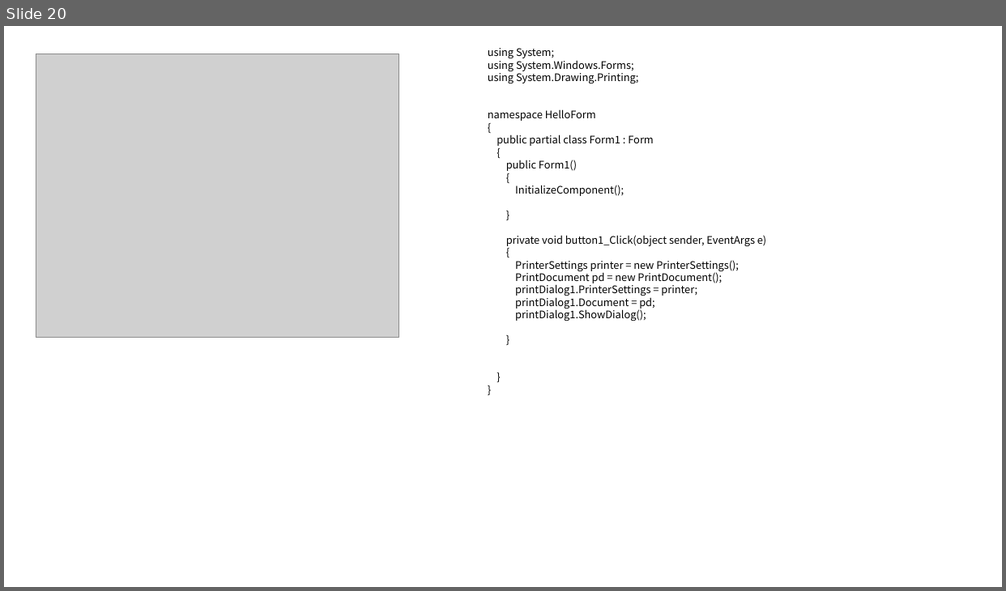
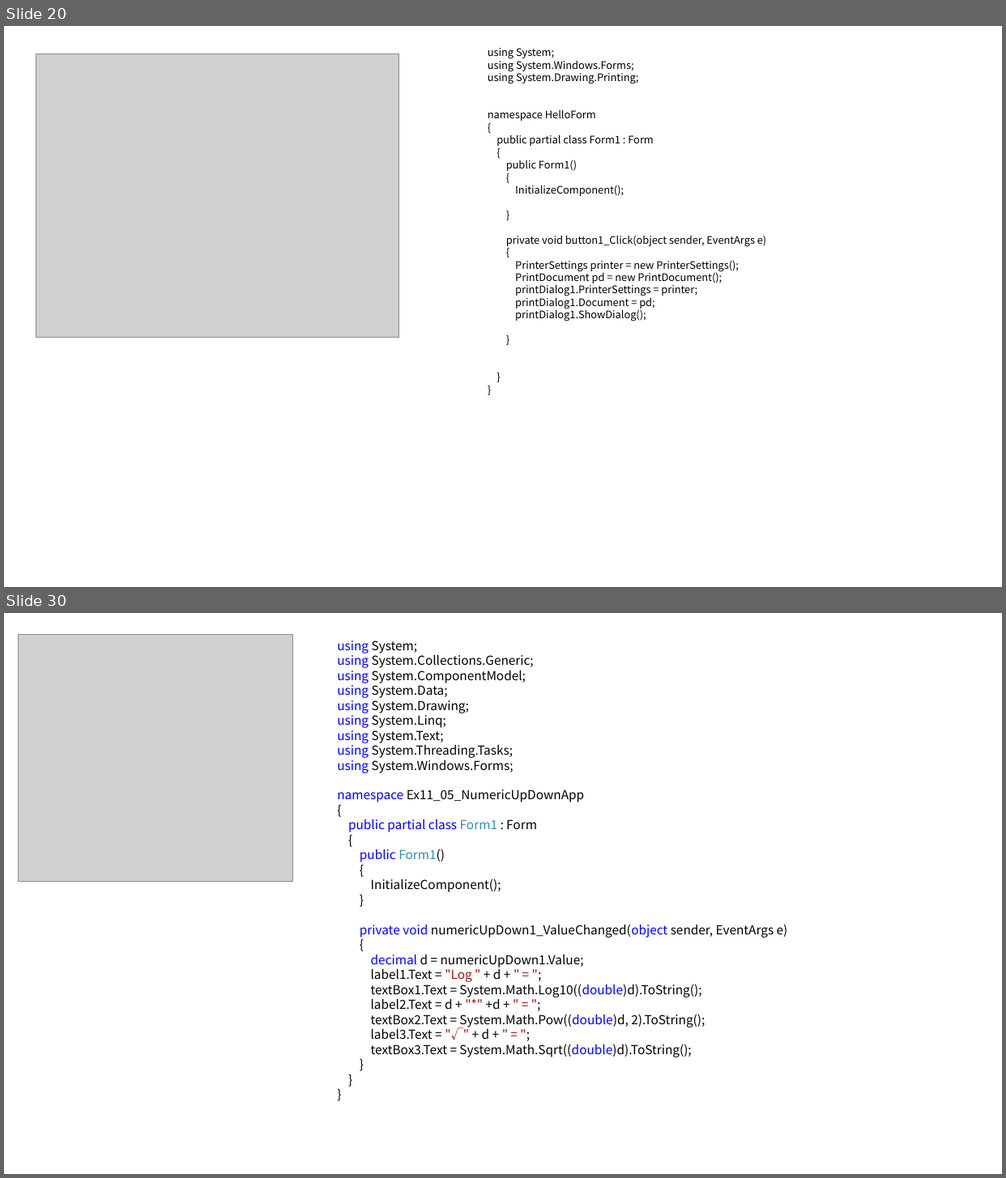
Before and after one commit to Kimhyunjin4455/CSharp, a slide deck: 객체0510.pptx. Shown one above the other, each under a label of ours: slide 20 before the commit, slides 20 and 30 after it; the slides between them are not shown. The pictures are 1006x591 and 1006x1178 pixels, drawn with LibreOffice and Linux fonts; fonts in the diff are those of the drawing; grey boxes stand for pictures. Boxes give left, top, right and bottom in pixels: in the first picture for what was removed or moved away, otherwise in the second. Text is boxed around its words. In the diff, an @@ line names an element or a change of style, - is before the commit and + after.

```diff
--- a/객체0510.pptx
+++ b/객체0510.pptx
@@ slide 30 added at <box>4,613,1002,1174</box>, background #FFFFFF @@
@@ picture added at <box>19,634,293,881</box> @@
@@ text added at <box>337,641,788,1058</box>, 12 pt, text #000000 @@
+using System;
+using System.Collections.Generic;
+using System.ComponentModel;
+using System.Data;
+using System.Drawing;
+using System.Linq;
+using System.Text;
+using System.Threading.Tasks;
+using System.Windows.Forms;
+namespace Ex11_05_NumericUpDownApp
+{
+public partial class Form1 : Form
+{
+public Form1()
+{
+InitializeComponent();
+}
+private void numericUpDown1_ValueChanged(object sender, EventArgs e)
+{
+decimal d = numericUpDown1.Value;
+label1.Text = "Log " + d + " = ";
+textBox1.Text = System.Math.Log10((double)d).ToString();
+label2.Text = d + "*" +d + " = ";
+textBox2.Text = System.Math.Pow((double)d, 2).ToString();
+label3.Text = "√" + d + " = ";
+textBox3.Text = System.Math.Sqrt((double)d).ToString();
+}
+}
+}
```
Also in this commit, not shown: 12 other slides added.
